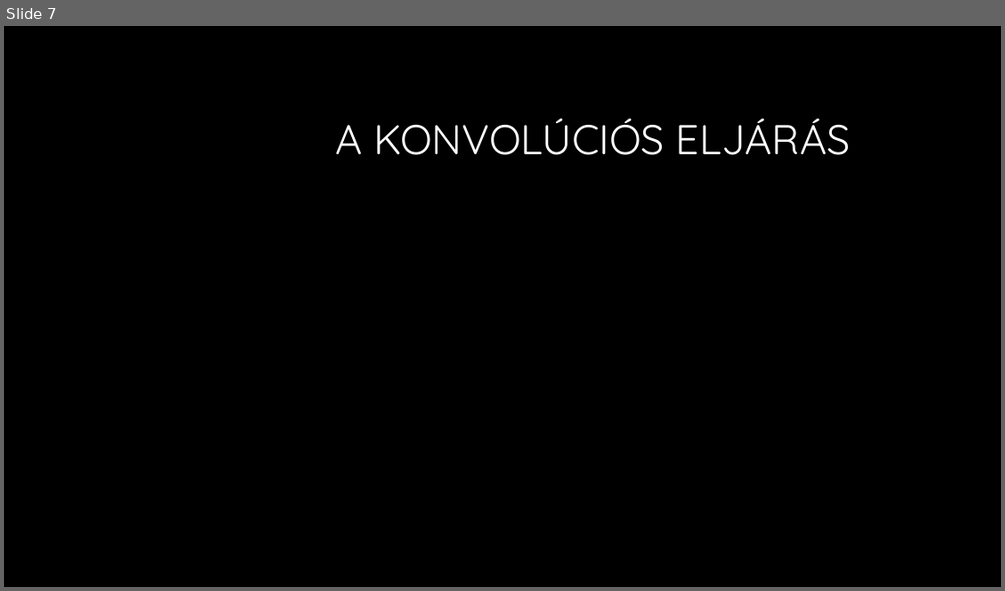
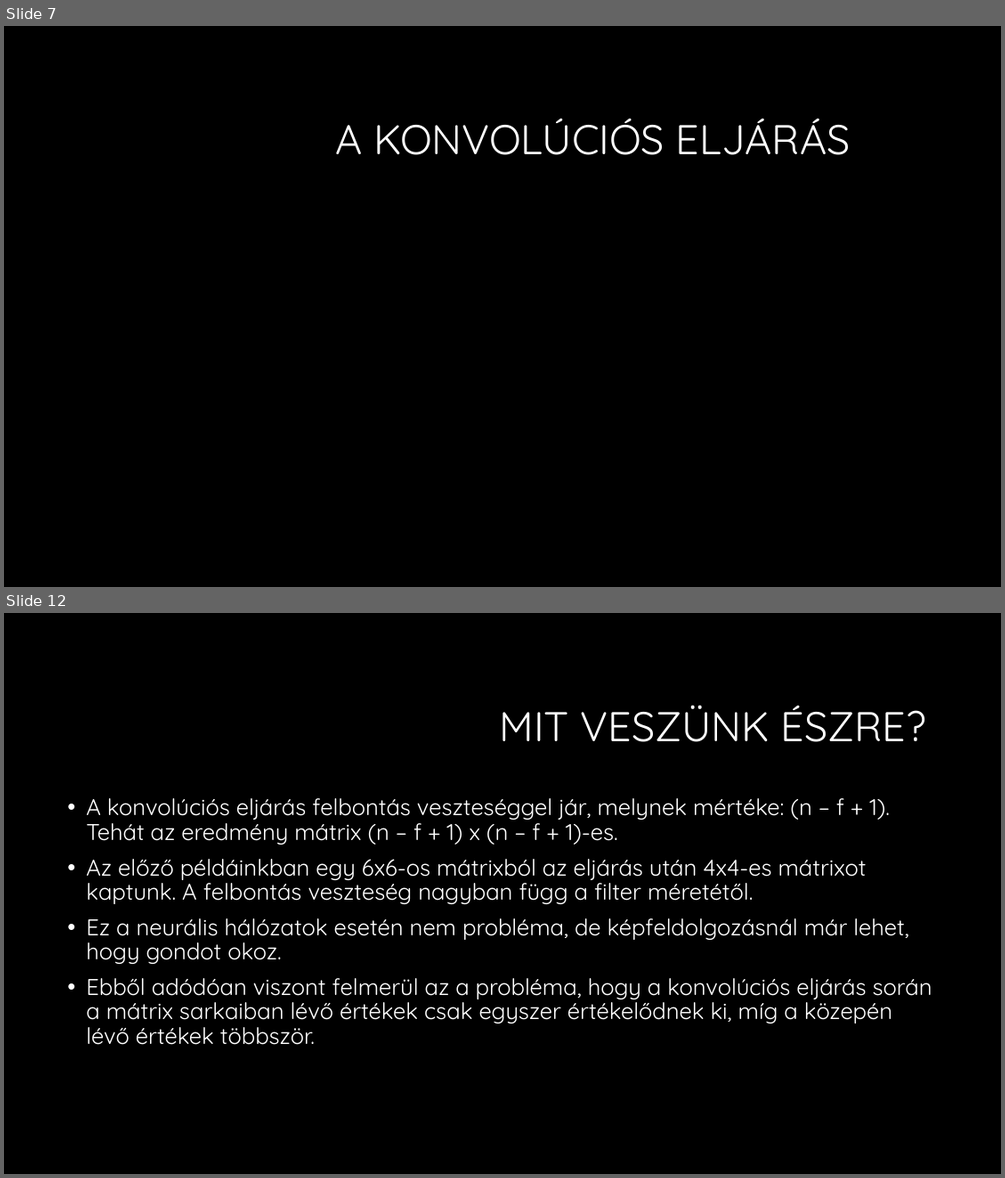
Before and after one commit to martontamas92/CNN, a slide deck: Konvolúciós neuronhálók.pptx. Shown one above the other, each under a label of ours: slide 7 before the commit, slides 7 and 12 after it; the slides between them are not shown. The pictures are 1005x591 and 1005x1178 pixels, drawn with LibreOffice and Linux fonts; fonts in the diff are those of the drawing; grey boxes stand for pictures; background and template pictures are left out. Boxes give left, top, right and bottom in pixels: in the first picture for what was removed or moved away, otherwise in the second. Text is boxed around its words. In the diff, an @@ line names an element or a change of style, - is before the commit and + after.

```diff
--- a/Konvolúciós neuronhálók.pptx
+++ b/Konvolúciós neuronhálók.pptx
@@ slide 12 added at (4,613,1001,1174), background #000000 @@
@@ title added at (500,705,926,742), 40 pt, text #FFFFFF @@
+MIT VESZÜNK ÉSZRE?
@@ text added at (86,798,932,1045), 22 pt, text #FFFFFF @@
+• A konvolúciós eljárás felbontás veszteséggel jár, melynek mértéke: (n – f + 1). Tehát az eredmény mátrix (n – f + 1) x (n – f + 1)-es.
+• Az előző példáinkban egy 6x6-os mátrixból az eljárás után 4x4-es mátrixot kaptunk. A felbontás veszteség nagyban függ a filter méretétől.
+• Ez a neurális hálózatok esetén nem probléma, de képfeldolgozásnál már lehet, hogy gondot okoz.
+• Ebből adódóan viszont felmerül az a probléma, hogy a konvolúciós eljárás során a mátrix sarkaiban lévő értékek csak egyszer értékelődnek ki, míg a közepén lévő értékek többször.
```
Also in this commit, not shown: 4 slides changed, 6 other slides added.
